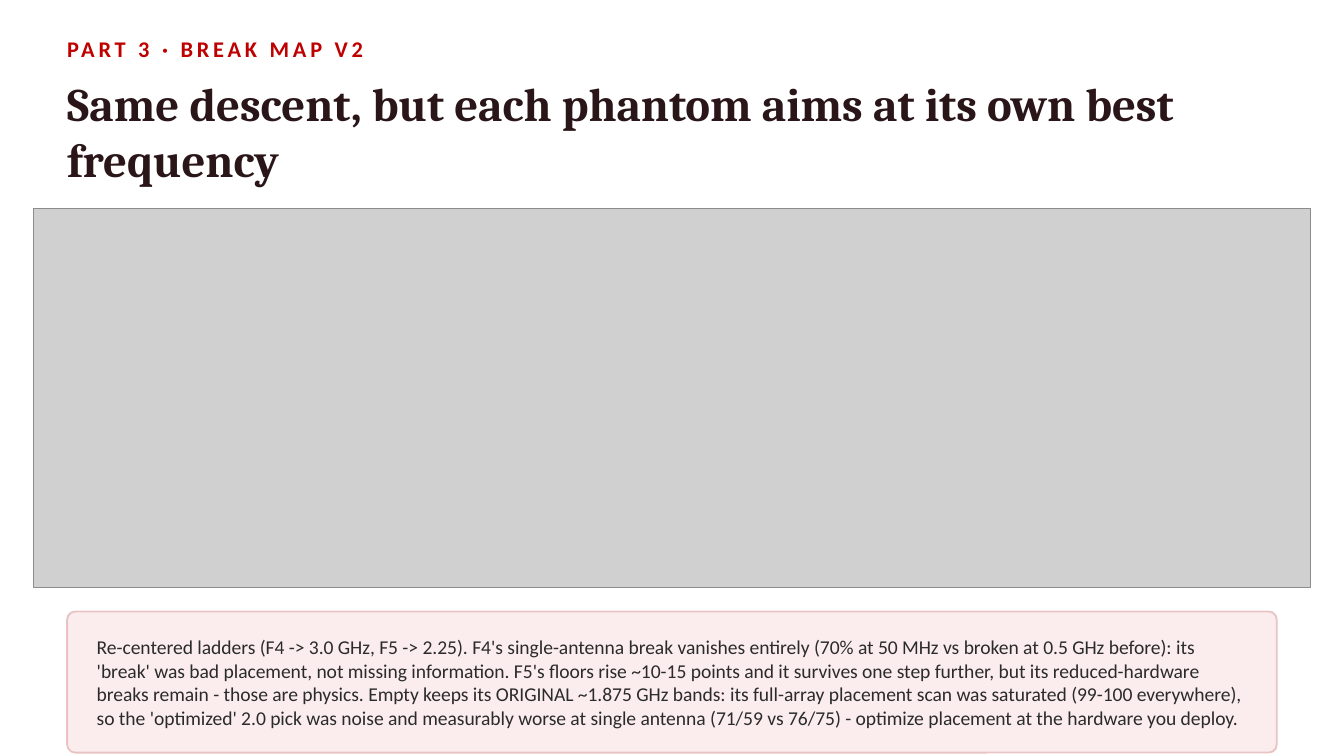
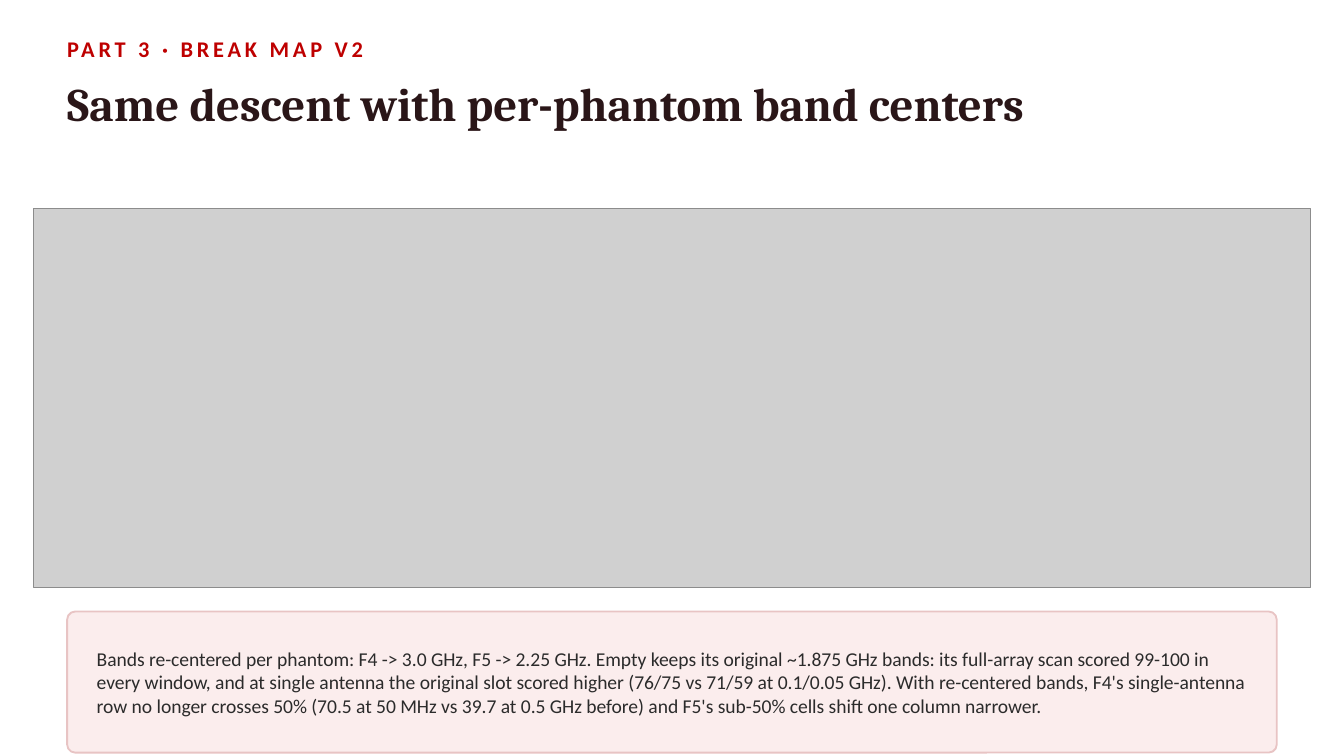
Before and after one commit to pmart1534/microwave-phantom-localization-cnn-mlp, a slide deck: slide 15 of presentation/Frequency_Reduction.pptx. Drawn at 1344x756 pixels with LibreOffice and Linux fonts; fonts in the diff are those of the drawing; grey boxes stand for pictures. Boxes give left, top, right and bottom in pixels: in the first picture for what was removed or moved away, otherwise in the second. Text is boxed around its words. In the diff, an @@ line names an element or a change of style, - is before the commit and + after.

```diff
--- a/presentation/Frequency_Reduction.pptx
+++ b/presentation/Frequency_Reduction.pptx
@@ text at (67,88,1024,131): text changed @@
-Same descent, but each phantom aims at its own best frequency
+Same descent with per-phantom band centers
@@ text at (97,652,1245,717): text changed @@
-Re-centered ladders (F4 -> 3.0 GHz, F5 -> 2.25). F4's single-antenna break vanishes entirely (70% at 50 MHz vs broken at 0.5 GHz before): its 'break' was bad placement, not missing information. F5's floors rise ~10-15 points and it survives one step further, but its reduced-hardware breaks remain - those are physics. Empty keeps its ORIGINAL ~1.875 GHz bands: its full-array placement scan was saturated (99-100 everywhere), so the 'optimized' 2.0 pick was noise and measurably worse at single antenna (71/59 vs 76/75) - optimize placement at the hardware you deploy.
+Bands re-centered per phantom: F4 -> 3.0 GHz, F5 -> 2.25 GHz. Empty keeps its original ~1.875 GHz bands: its full-array scan scored 99-100 in every window, and at single antenna the original slot scored higher (76/75 vs 71/59 at 0.1/0.05 GHz). With re-centered bands, F4's single-antenna row no longer crosses 50% (70.5 at 50 MHz vs 39.7 at 0.5 GHz before) and F5's sub-50% cells shift one column narrower.
```
Also in this commit, not shown: 11 other slides changed, 3 other files.
